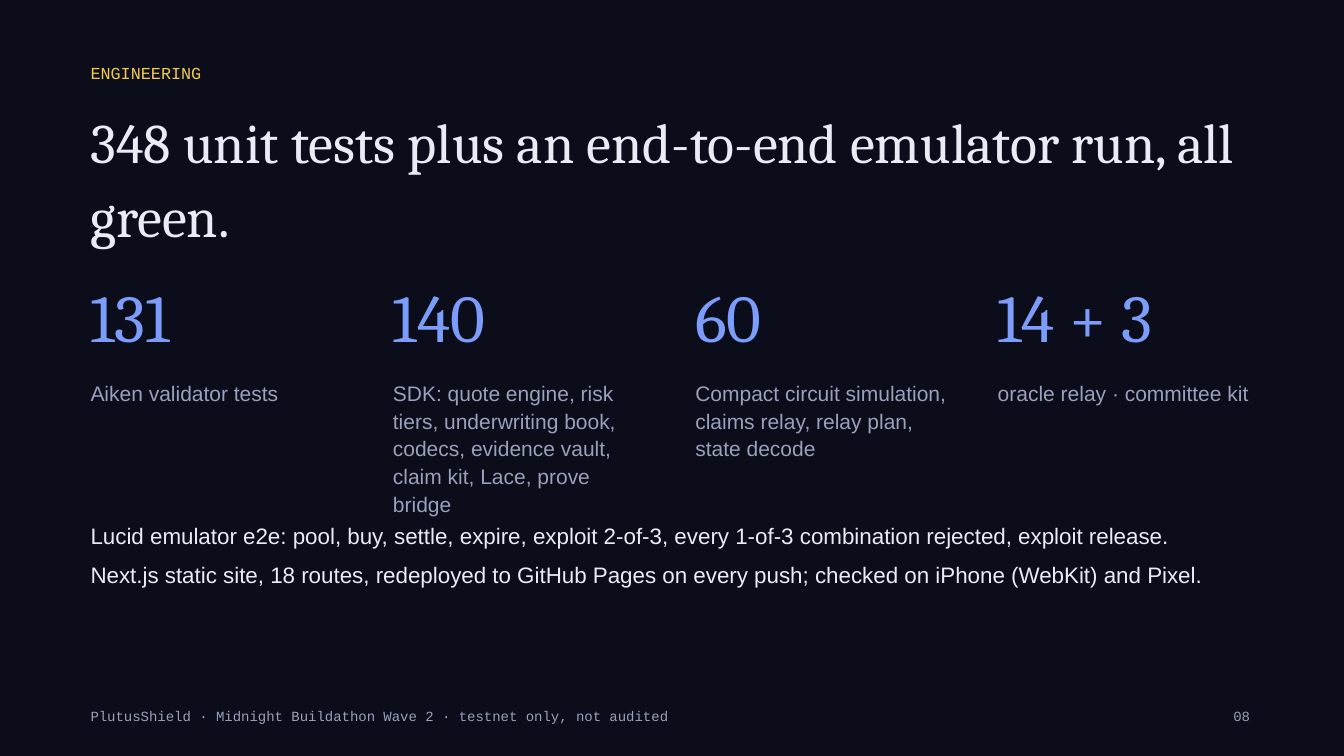
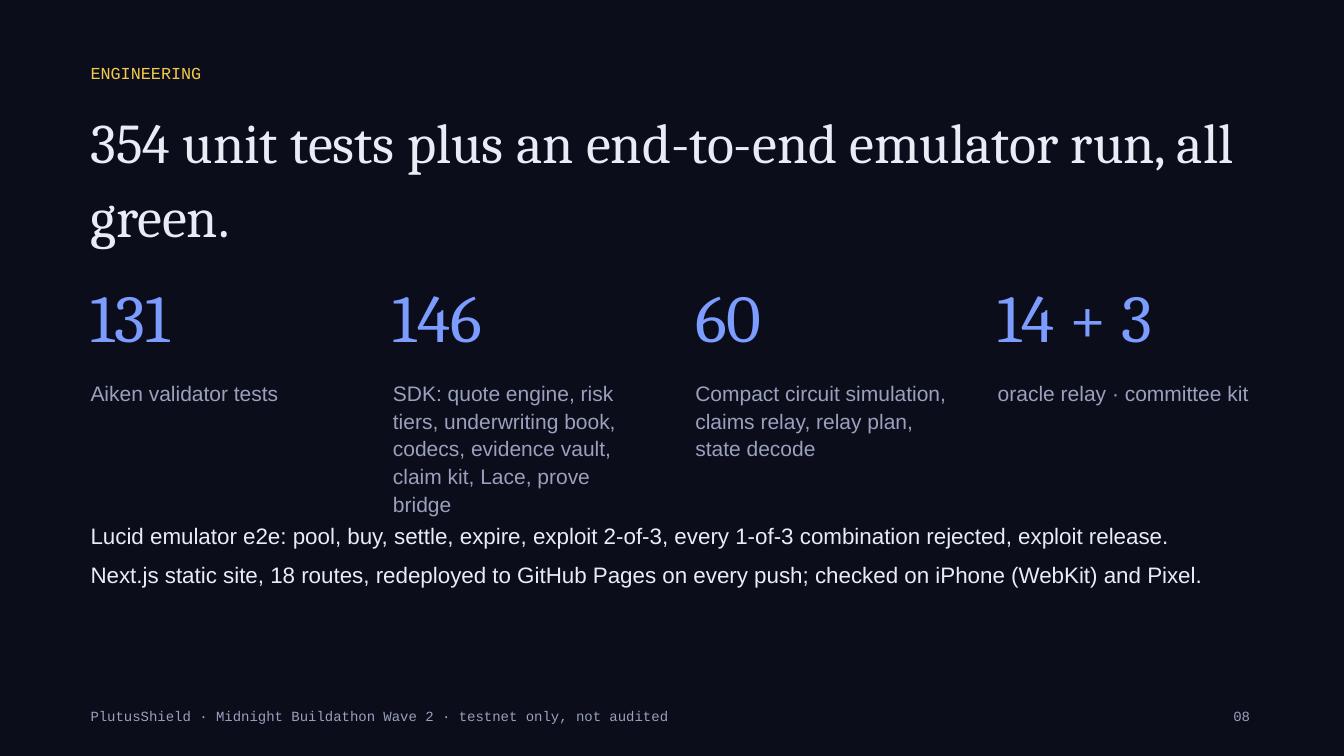
Before and after one commit to Kshot3000/PlutusShield, a slide deck: slide 8 of docs/buildathon/PlutusShield-Wave2-deck.pptx. Drawn at 1344x756 pixels with LibreOffice and Linux fonts; fonts in the diff are those of the drawing. Boxes give left, top, right and bottom in pixels: in the first picture for what was removed or moved away, otherwise in the second. Text is boxed around its words. In the diff, an @@ line names an element or a change of style, - is before the commit and + after.

```diff
--- a/docs/buildathon/PlutusShield-Wave2-deck.pptx
+++ b/docs/buildathon/PlutusShield-Wave2-deck.pptx
@@ text at (x1=91, y1=124, x2=1234, y2=175): text changed @@
-348 unit tests plus an end-to-end emulator run, all green.
+354 unit tests plus an end-to-end emulator run, all green.
@@ text at (x1=393, y1=296, x2=482, y2=343): text changed @@
-140
+146
```
Also in this commit, not shown: 18 other files.
